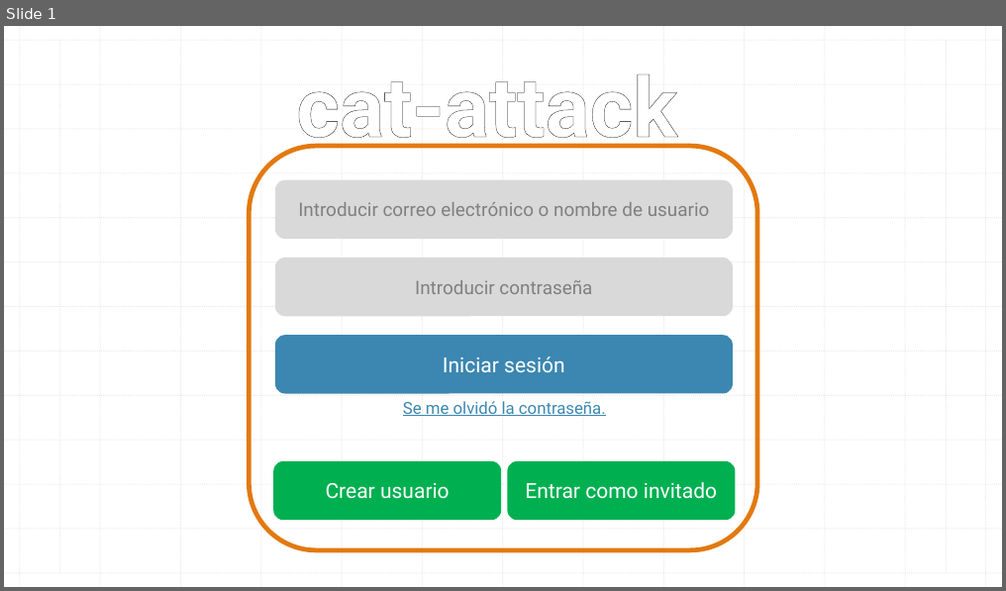
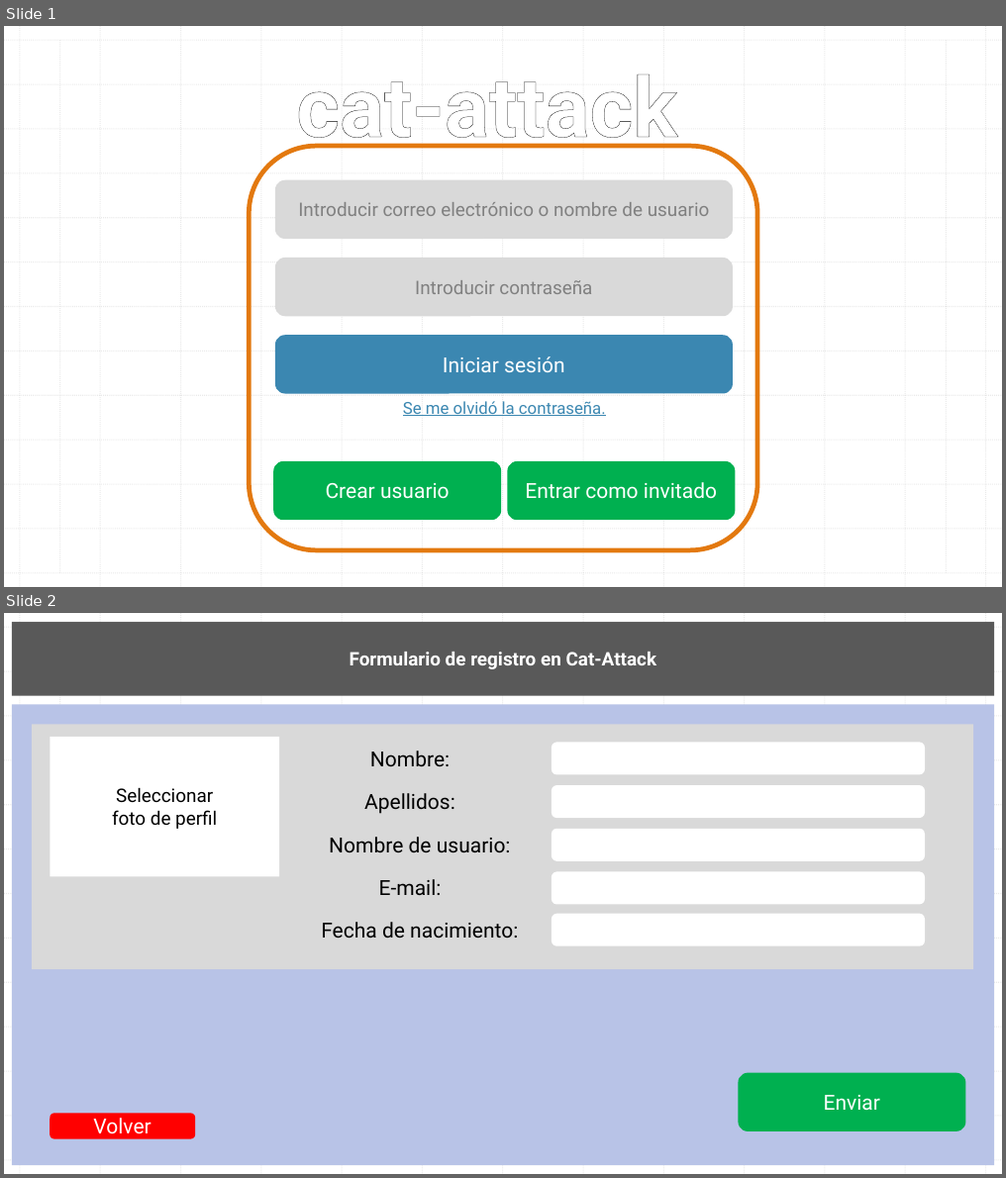
Before and after one commit to AndresIturria/Cat-Attack, a slide deck: Docs/wireframe cat-attack.pptx. Shown one above the other, each under a label of ours: slide 1 before the commit, slides 1 and 2 after it. The pictures are 1006x591 and 1006x1178 pixels, drawn with LibreOffice and Linux fonts; fonts in the diff are those of the drawing. Boxes give left, top, right and bottom in pixels: in the first picture for what was removed or moved away, otherwise in the second. Text is boxed around its words. In the diff, an @@ line names an element or a change of style, - is before the commit and + after.

```diff
--- a/Docs/wireframe cat-attack.pptx
+++ b/Docs/wireframe cat-attack.pptx
@@ slide 2 added at bbox=[4, 613, 1002, 1174], background #FFFFFF; not listed: 28 template elements that a slide beside it also shows @@
@@ rectangle added at bbox=[12, 622, 994, 696], fill #595959, 18 pt, text #FFFFFF, bold @@
+Formulario de registro en Cat-Attack
@@ rectangle added at bbox=[12, 704, 994, 1165], fill #B8C3E7 @@
@@ rectangle added at bbox=[32, 725, 973, 970], fill #D9D9D9 @@
@@ rectangle added at bbox=[50, 737, 279, 876], fill #FFFFFF, 18 pt, text #000000 @@
+Seleccionar
+foto de perfil
@@ text added at bbox=[370, 751, 450, 766], 20 pt, text #000000 @@
+Nombre:
@@ rounded rectangle added at bbox=[551, 742, 925, 774], fill #FFFFFF @@
@@ rounded rectangle added at bbox=[551, 785, 925, 818], fill #FFFFFF @@
@@ text added at bbox=[364, 793, 455, 814], 20 pt, text #000000 @@
+Apellidos:
@@ text added at bbox=[329, 837, 511, 853], 20 pt, text #000000 @@
+Nombre de usuario:
@@ rounded rectangle added at bbox=[551, 829, 925, 861], fill #FFFFFF @@
@@ text added at bbox=[379, 879, 442, 895], 20 pt, text #000000 @@
+E-mail:
@@ rounded rectangle added at bbox=[551, 872, 925, 905], fill #FFFFFF @@
@@ text added at bbox=[321, 922, 518, 938], 20 pt, text #000000 @@
+Fecha de nacimiento:
@@ rounded rectangle added at bbox=[551, 914, 925, 947], fill #FFFFFF @@
@@ rounded rectangle added at bbox=[739, 1073, 966, 1132], fill #00B050, 20 pt, text #FFFFFF @@
+Enviar
@@ rounded rectangle added at bbox=[50, 1114, 195, 1140], fill #FF0000, 20 pt, text #FFFFFF @@
+Volver
```
Also in this commit, not shown: 5 slides changed, 4 other slides added, 1 other file.
